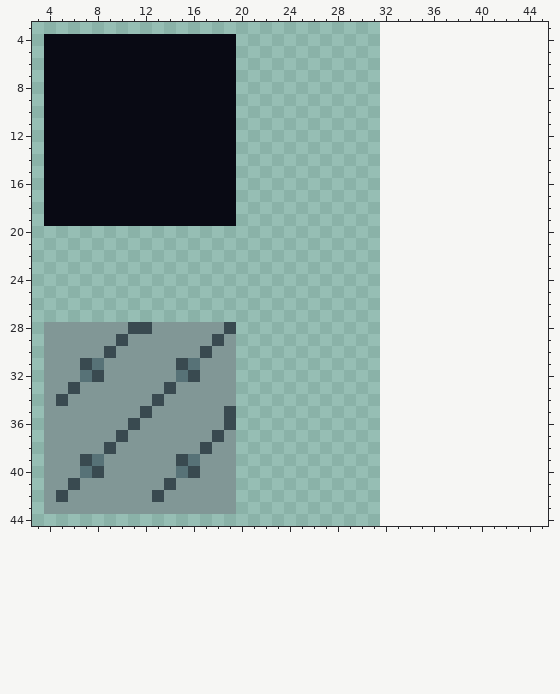
Pixel-art sprite, stored at bardport/Sprites/MapTileSet1/atlas/maptileset1.png. The picture above is the old version.
The file is 32x48 pixels. Colours within 5 levels of each other are drawn and written as one. Shown: x 3..45, y 3..44. The old version is drawn lined up with the new one, on the new canvas.
New version:
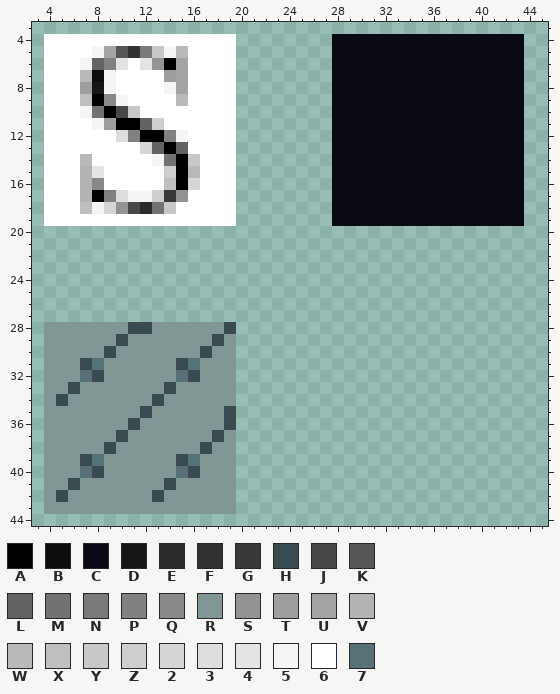
Palette (. is transparent): A #000000  B #0d0d0d  C #090a14  D #161616  E #2a2a2a  F #323232  G #383838  H #394a50  J #474747  K #565656  L #636363  M #727272  N #7a7a7a  P #818181  Q #888888  R #819796  S #939393  T #9e9e9e  U #a4a4a4  V #b3b3b3  W #b9b9b9  X #bfbfbf  Y #c8c8c8  Z #cecece  2 #d6d6d6  3 #dddddd  4 #e4e4e4  5 #f5f5f5  6 #ffffff  7 #577277
Diff:
{"change": "canvas 32x48 -> 64x48"}
{"y":4,"x":4,"old":"CCCCCCCCCCCCCCCC","new":"6666666666666666"}
{"y":4,"x":28,"old":"................","new":"CCCCCCCCCCCCCCCC"}
{"y":5,"x":4,"old":"CCCCCCCCCCCCCCCC","new":"66665UKFNY5W6666"}
{"y":5,"x":28,"old":"................","new":"CCCCCCCCCCCCCCCC"}
{"y":6,"x":4,"old":"CCCCCCCCCCCCCCCC","new":"6665LP464SAU6666"}
{"y":6,"x":28,"old":"................","new":"CCCCCCCCCCCCCCCC"}
{"y":7,"x":4,"old":"CCCCCCCCCCCCCCCC","new":"666WB56666TU6666"}
{"y":7,"x":28,"old":"................","new":"CCCCCCCCCCCCCCCC"}
{"y":8,"x":4,"old":"CCCCCCCCCCCCCCCC","new":"666TD566665U6666"}
{"y":8,"x":28,"old":"................","new":"CCCCCCCCCCCCCCCC"}
{"y":9,"x":4,"old":"CCCCCCCCCCCCCCCC","new":"666XAQ56666W6666"}
{"y":9,"x":28,"old":"................","new":"CCCCCCCCCCCCCCCC"}
{"y":10,"x":4,"old":"CCCCCCCCCCCCCCCC","new":"6665MAJY66666666"}
{"y":10,"x":28,"old":"................","new":"CCCCCCCCCCCCCCCC"}
{"y":11,"x":4,"old":"CCCCCCCCCCCCCCCC","new":"66665TAALZ666666"}
{"y":11,"x":28,"old":"................","new":"CCCCCCCCCCCCCCCC"}
{"y":12,"x":4,"old":"CCCCCCCCCCCCCCCC","new":"6666663PAAP56666"}
{"y":12,"x":28,"old":"................","new":"CCCCCCCCCCCCCCCC"}
{"y":13,"x":4,"old":"CCCCCCCCCCCCCCCC","new":"666666662LAL6666"}
{"y":13,"x":28,"old":"................","new":"CCCCCCCCCCCCCCCC"}
{"y":14,"x":4,"old":"CCCCCCCCCCCCCCCC","new":"666W666665MAY666"}
{"y":14,"x":28,"old":"................","new":"CCCCCCCCCCCCCCCC"}
{"y":15,"x":4,"old":"CCCCCCCCCCCCCCCC","new":"666V466666ZAW666"}
{"y":15,"x":28,"old":"................","new":"CCCCCCCCCCCCCCCC"}
{"y":16,"x":4,"old":"CCCCCCCCCCCCCCCC","new":"666VQ66666XA2666"}
{"y":16,"x":28,"old":"................","new":"CCCCCCCCCCCCCCCC"}
{"y":17,"x":4,"old":"CCCCCCCCCCCCCCCC","new":"666VAP355ZGS6666"}
{"y":17,"x":28,"old":"................","new":"CCCCCCCCCCCCCCCC"}
{"y":18,"x":4,"old":"CCCCCCCCCCCCCCCC","new":"666X52SJEMY66666"}
{"y":18,"x":28,"old":"................","new":"CCCCCCCCCCCCCCCC"}
{"y":19,"x":4,"old":"CCCCCCCCCCCCCCCC","new":"6666666666666666"}
{"y":19,"x":28,"old":"................","new":"CCCCCCCCCCCCCCCC"}
{"label":"changed","picture_box":[44,34,236,226]}
{"label":"added","picture_box":[332,34,524,226]}
